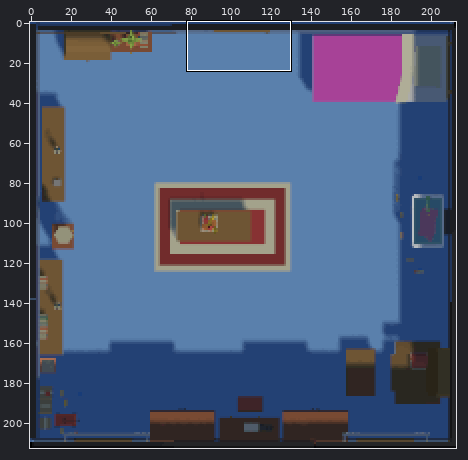
File history of a sprite sheet, Assets/_Project/Assets/Screenshot 2024-03-16 205111.png. The picture above shows the old version from afar; the outline marks the close-up.
Close-up. First the earlier version:
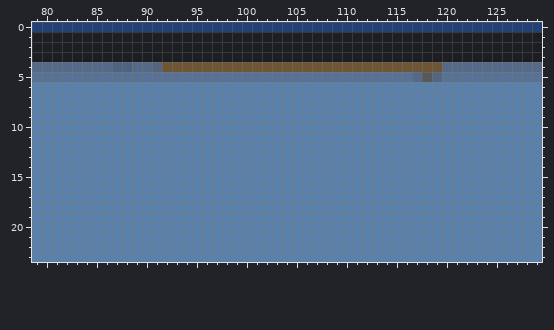
The file is 213x213 pixels. Colours within 5 levels of each other are drawn and written as one. Shown: x 79..129, y 0..23.
Now the later version:
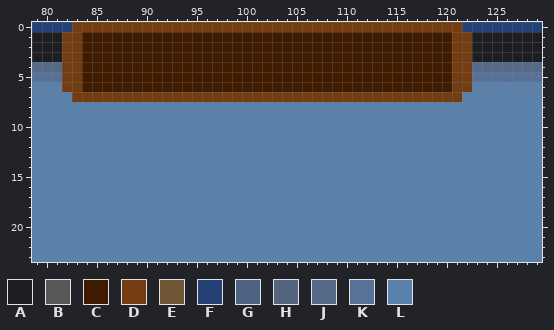
Palette (. is transparent): A #1c1e22  B #575959  C #3f1b00  D #733c11  E #6e5534  F #234174  G #4e6384  H #56657f  J #556a89  K #577296  L #5a80ac
The exact change:
@@ x 79..129 @@
- 0 FFFFFFFFFFFFFFFFFFFFFFFFFFFFFFFFFFFFFFFFFFFFFFFFFFF
- 1 AAAAAAAAAAAAAAAAAAAAAAAAAAAAAAAAAAAAAAAAAAAAAAAAAAA
- 2 AAAAAAAAAAAAAAAAAAAAAAAAAAAAAAAAAAAAAAAAAAAAAAAAAAA
- 3 AAAAAAAAAAAAAAAAAAAAAAAAAAAAAAAAAAAAAAAAAAAAAAAAAAA
- 4 JJJJJJJJGGJJHEEEEEEEEEEEEEEEEEEEEEEEEEEEEJJJJJJJJJJ
- 5 KKKKKKKKKKKKKKKKKKKKKKKKKKKKKKKKKKKKKKJBHKKKKKKKKKK
- 6 LLLLLLLLLLLLLLLLLLLLLLLLLLLLLLLLLLLLLLLLLLLLLLLLLLL
- 7 LLLLLLLLLLLLLLLLLLLLLLLLLLLLLLLLLLLLLLLLLLLLLLLLLLL
+ 0 FFFFDDDDDDDDDDDDDDDDDDDDDDDDDDDDDDDDDDDDDDDFFFFFFFF
+ 1 AAADDCCCCCCCCCCCCCCCCCCCCCCCCCCCCCCCCCCCCCDDAAAAAAA
+ 2 AAADDCCCCCCCCCCCCCCCCCCCCCCCCCCCCCCCCCCCCCDDAAAAAAA
+ 3 AAADDCCCCCCCCCCCCCCCCCCCCCCCCCCCCCCCCCCCCCDDAAAAAAA
+ 4 JJJDDCCCCCCCCCCCCCCCCCCCCCCCCCCCCCCCCCCCCCDDJJJJJJJ
+ 5 KKKDDCCCCCCCCCCCCCCCCCCCCCCCCCCCCCCCCCCCCCDDKKKKKKK
+ 6 LLLDDCCCCCCCCCCCCCCCCCCCCCCCCCCCCCCCCCCCCCDDLLLLLLL
+ 7 LLLLDDDDDDDDDDDDDDDDDDDDDDDDDDDDDDDDDDDDDDDLLLLLLLL
  8 LLLLLLLLLLLLLLLLLLLLLLLLLLLLLLLLLLLLLLLLLLLLLLLLLLL
